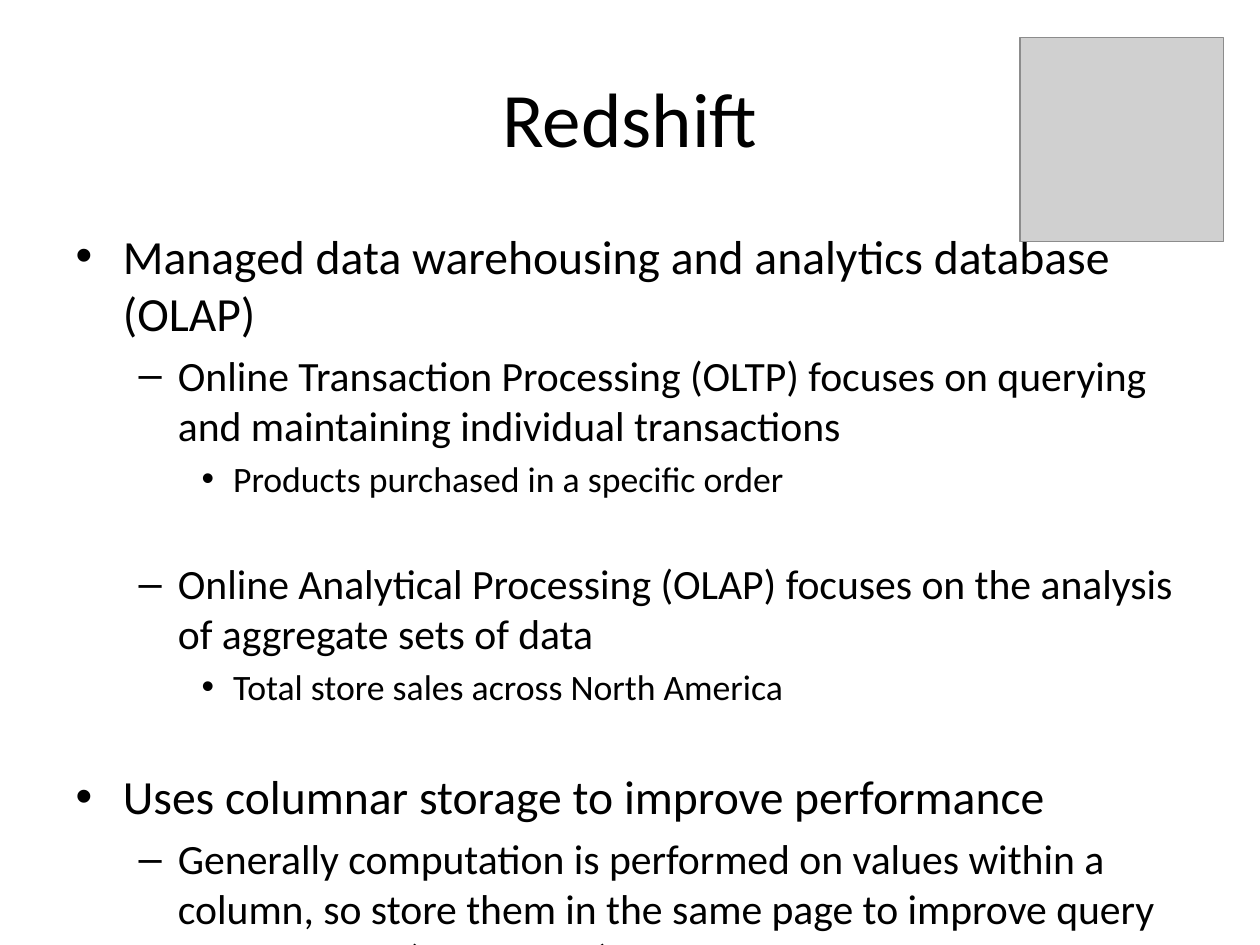
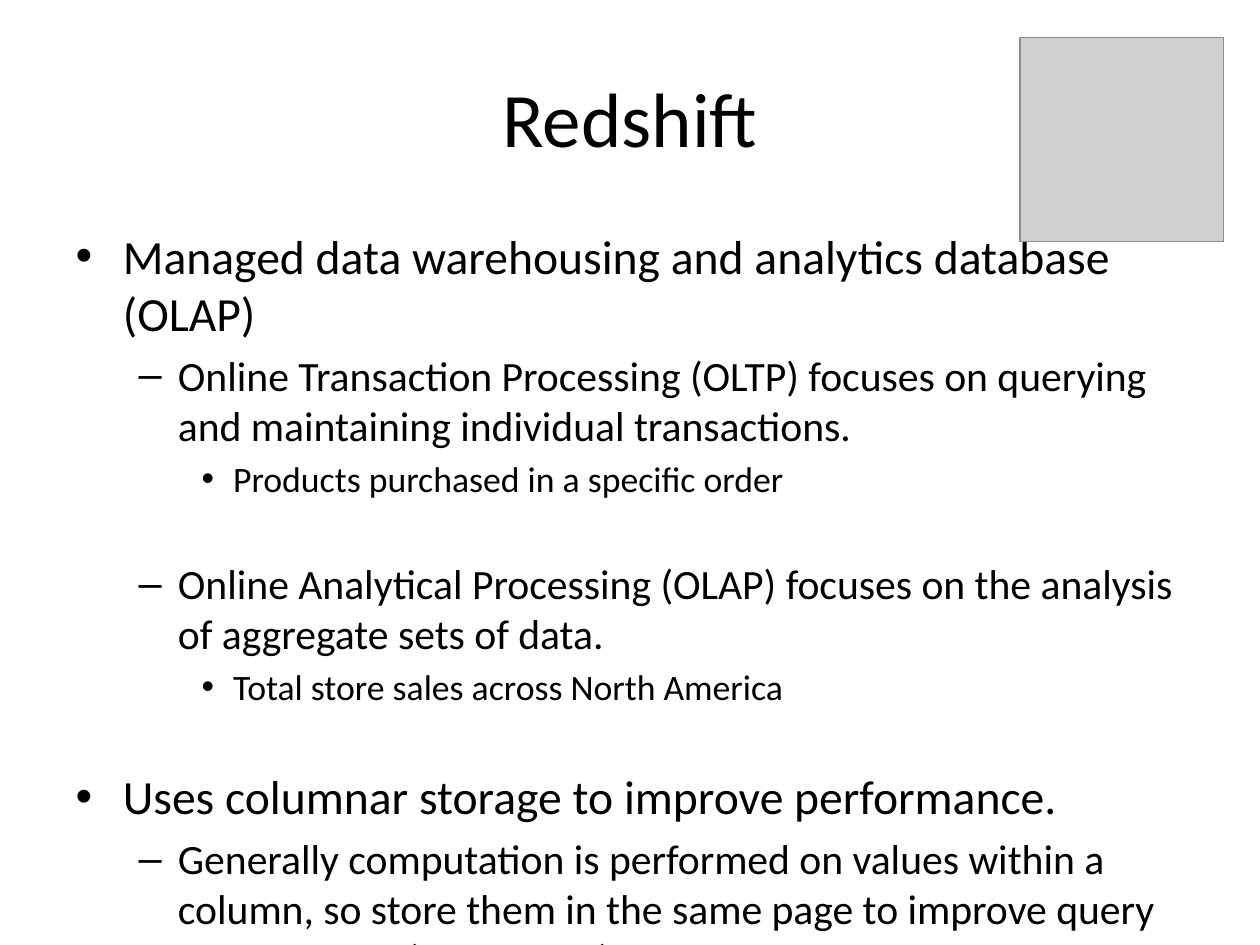
Before and after one commit to jasondbaker/infrastructure-class, a slide deck: slide 37 of infrastructure-week-5.pptx. Drawn at 1260x945 pixels with LibreOffice and Linux fonts; fonts in the diff are those of the drawing; grey boxes stand for pictures. Boxes give left, top, right and bottom in pixels: in the first picture for what was removed or moved away, otherwise in the second. Text is boxed around its words. In the diff, an @@ line names an element or a change of style, - is before the commit and + after.

```diff
--- a/infrastructure-week-5.pptx
+++ b/infrastructure-week-5.pptx
@@ text at <box>178,360,1146,448</box>: text changed @@
-  – Online Transaction Processing (OLTP) focuses on querying and maintaining individual transactions
+  – Online Transaction Processing (OLTP) focuses on querying and maintaining individual transactions.
@@ text at <box>178,568,1173,656</box>: text changed @@
-  – Online Analytical Processing (OLAP) focuses on the analysis of aggregate sets of data
+  – Online Analytical Processing (OLAP) focuses on the analysis of aggregate sets of data.
@@ text at <box>123,781,1154,931</box>: text changed @@
-• Uses columnar storage to improve performance
-  – Generally computation is performed on values within a column, so store them in the same page to improve query performance (reduce I/O)
+• Uses columnar storage to improve performance.
+  – Generally computation is performed on values within a column, so store them in the same page to improve query performance (reduce I/O).
```
Also in this commit, not shown: 7 other slides changed, 1 slide added, 2 other files.
